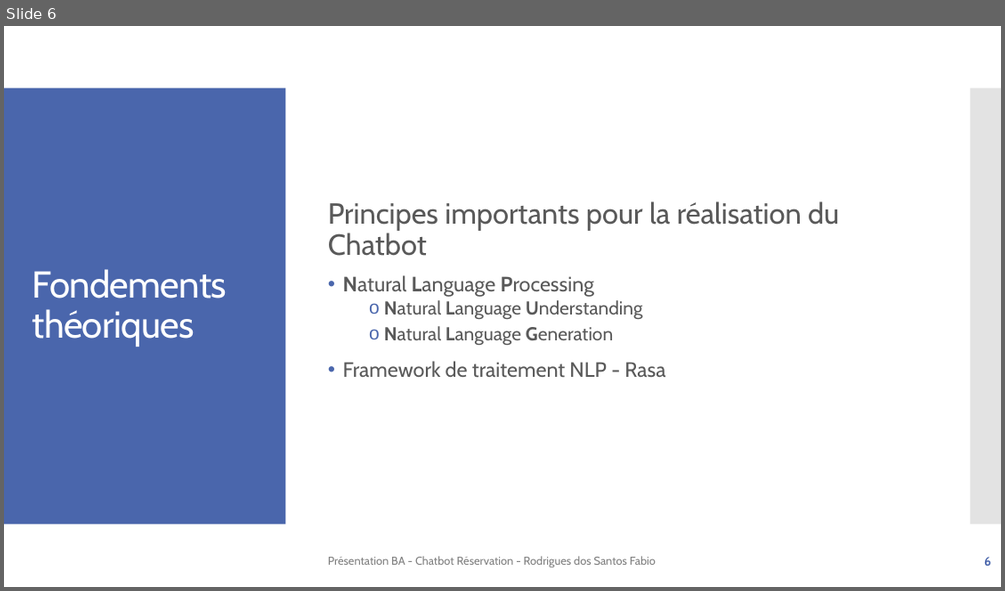
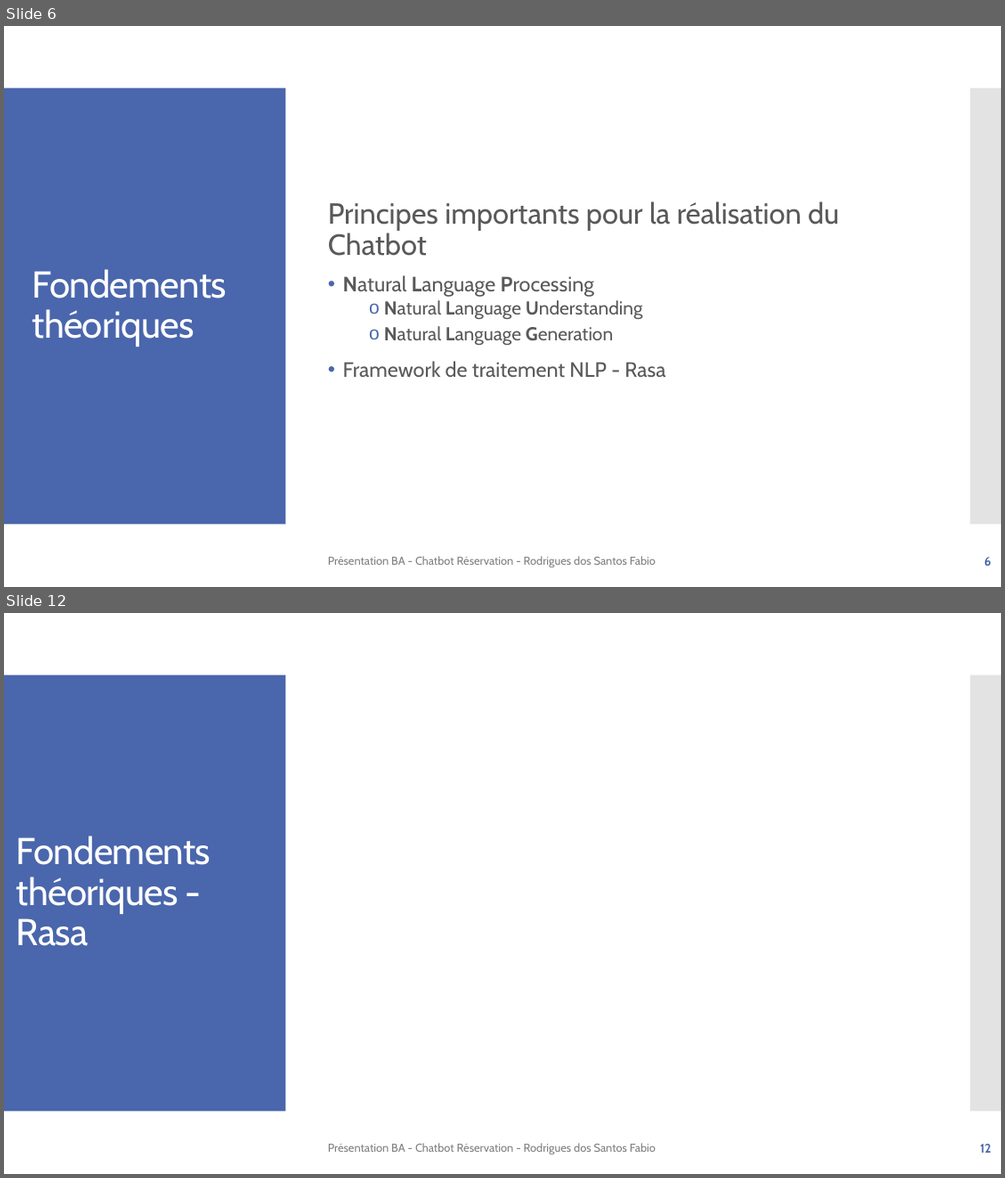
Before and after one commit to f-rdrgs/projet-bachelor, a slide deck: documentation/travail_bachelor/ISC_LOG_presentation_diplome_RodriguesDosSantosFabio_EggenbergNiklaus_2024.pptx. Shown one above the other, each under a label of ours: slide 6 before the commit, slides 6 and 12 after it; the slides between them are not shown. The pictures are 1005x591 and 1005x1178 pixels, drawn with LibreOffice and Linux fonts; fonts in the diff are those of the drawing. Boxes give left, top, right and bottom in pixels: in the first picture for what was removed or moved away, otherwise in the second. Text is boxed around its words. In the diff, an @@ line names an element or a change of style, - is before the commit and + after.

```diff
--- a/documentation/travail_bachelor/ISC_LOG_presentation_diplome_RodriguesDosSantosFabio_EggenbergNiklaus_2024.pptx
+++ b/documentation/travail_bachelor/ISC_LOG_presentation_diplome_RodriguesDosSantosFabio_EggenbergNiklaus_2024.pptx
@@ slide 12 added at bbox=[4, 613, 1001, 1174], background #FFFFFF; not listed: 2 template elements that a slide beside it also shows @@
@@ title added at bbox=[16, 835, 210, 946], 36 pt, text #FFFFFF @@
+Fondements théoriques - Rasa
@@ text added at bbox=[328, 1143, 655, 1154], 11 pt, text #808080 @@
+Présentation BA - Chatbot Réservation - Rodrigues dos Santos Fabio
@@ page number added at bbox=[980, 1143, 992, 1152], 12 pt, text #4A66AC, bold @@
+12
```
Also in this commit, not shown: 2 slides changed, 4 other slides added.
